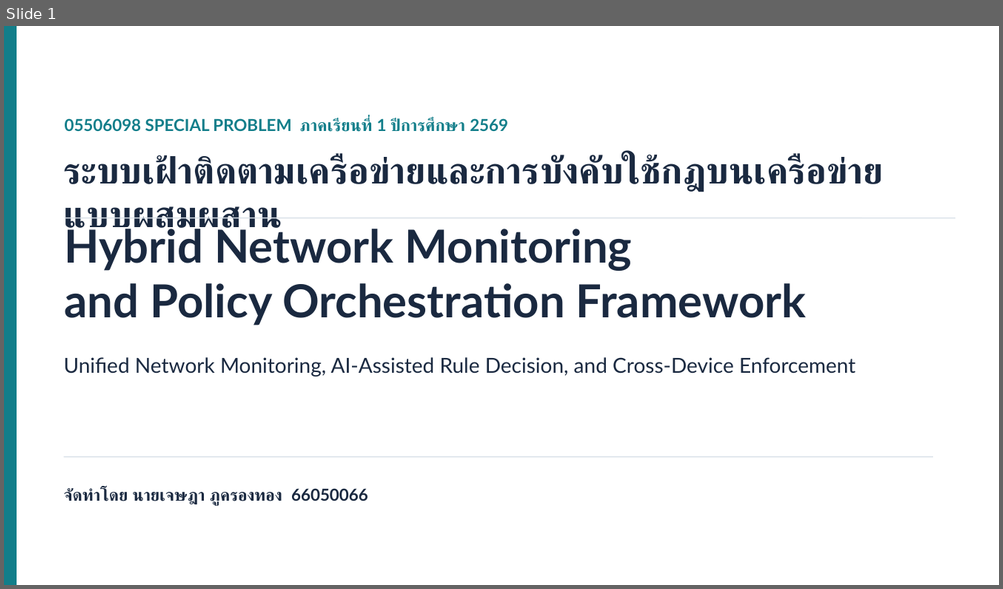
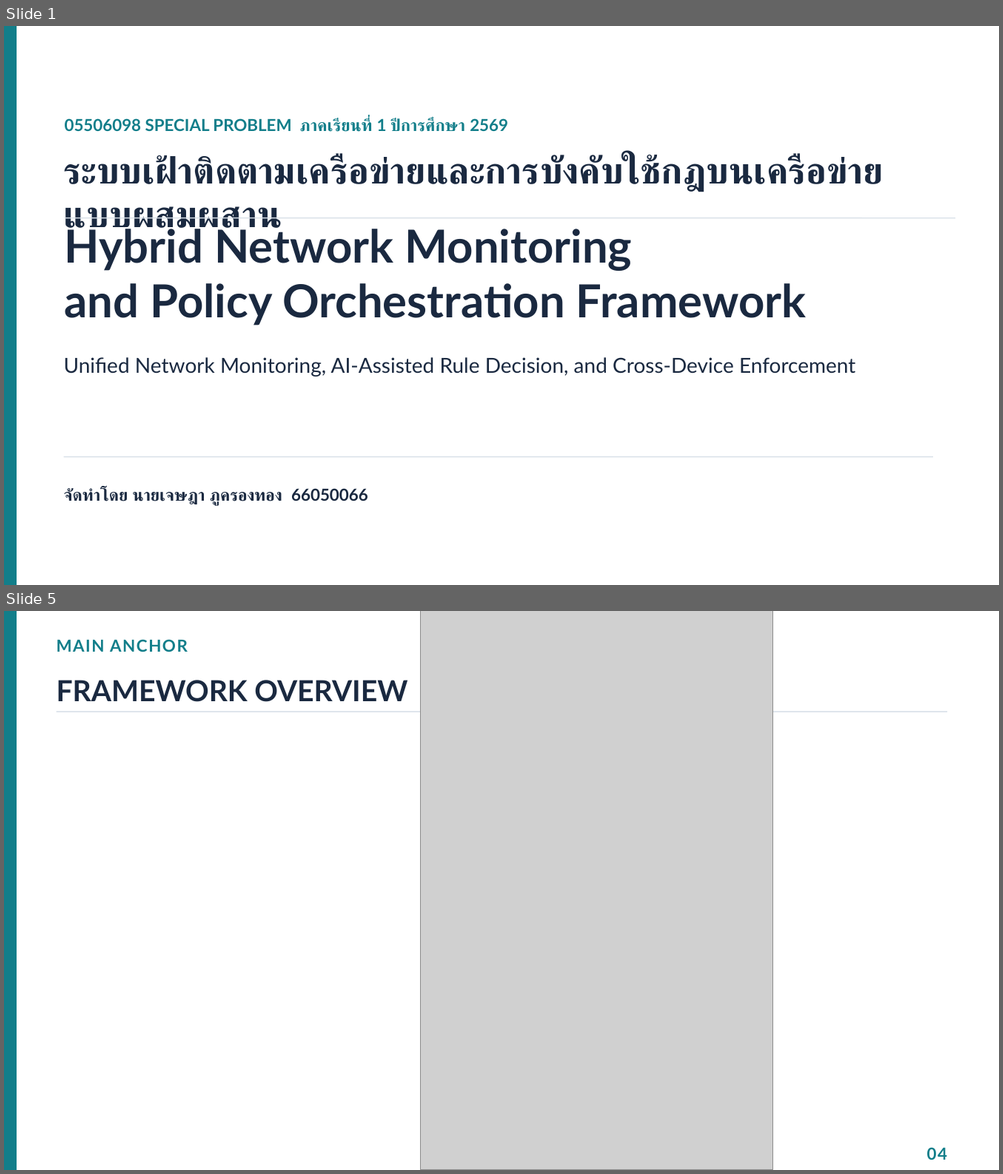
Before and after one commit to Jesadaphoukrongthong/Hybrid-Network-Monitoring-and-Policy-Orchestration-Framework, a slide deck: docs/paper/Hybrid_Framework_Presentation.pptx. Shown one above the other, each under a label of ours: slide 1 before the commit, slides 1 and 5 after it; the slides between them are not shown. The pictures are 1003x589 and 1003x1174 pixels, drawn with LibreOffice and Linux fonts; fonts in the diff are those of the drawing; grey boxes stand for pictures. Boxes give left, top, right and bottom in pixels: in the first picture for what was removed or moved away, otherwise in the second. Text is boxed around its words. In the diff, an @@ line names an element or a change of style, - is before the commit and + after.

```diff
--- a/docs/paper/Hybrid_Framework_Presentation.pptx
+++ b/docs/paper/Hybrid_Framework_Presentation.pptx
@@ slide 5 added at [4, 611, 999, 1170], background #FFFFFF @@
@@ rectangle added at [4, 611, 16, 1170], fill #127E8A, outline #127E8A 1 pt @@
@@ picture added at [421, 611, 772, 1170] @@
@@ text added at [57, 639, 188, 652], 16 pt, text #127E8A, bold @@
+MAIN ANCHOR
@@ text added at [57, 680, 407, 702], 28 pt, text #1A2940, bold @@
+FRAMEWORK OVERVIEW
@@ line added from (57, 712) to (947, 712), #D8E0E8 1 pt @@
@@ text added at [927, 1147, 947, 1160], 16 pt, text #127E8A, bold @@
+04
```
Also in this commit, not shown: 13 slides changed, 3 other slides added, 8 slides removed, 6 other files.
